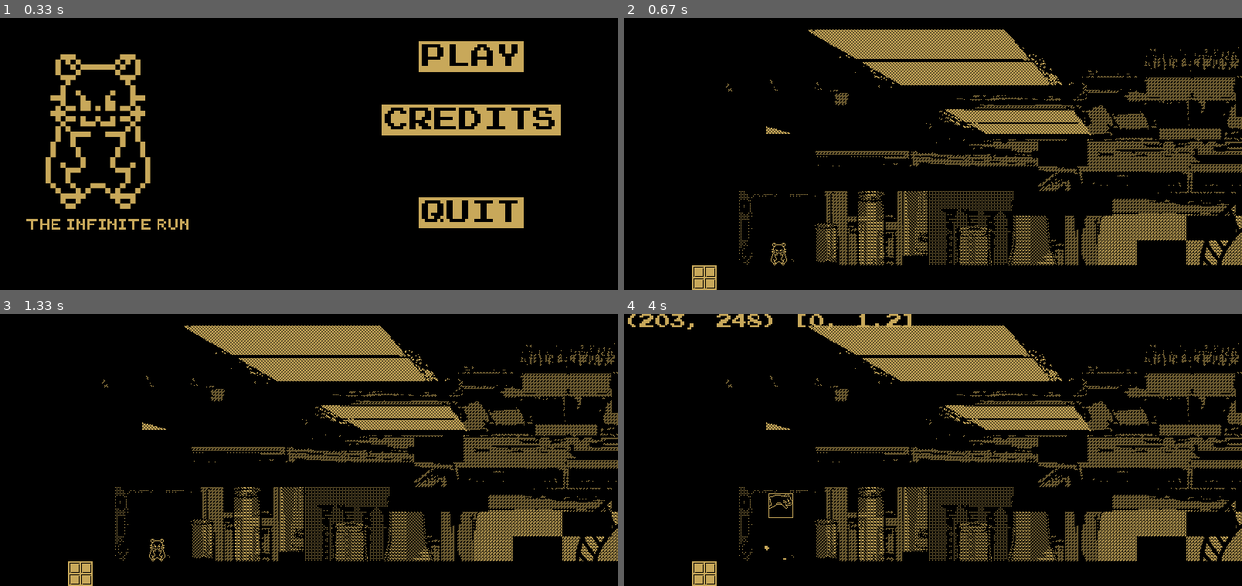
Above: before the commit, frames 1-4 (two rows, left to right).
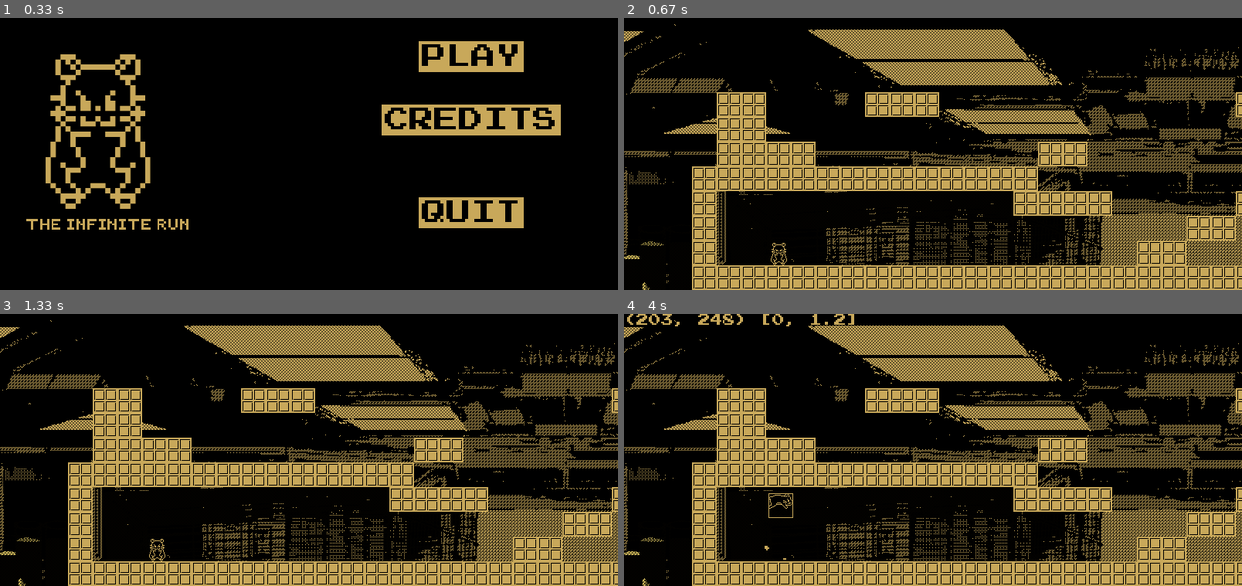
Above: after the commit, the same moments.

Repository: MinekPo1/theInfiniteEscape
Game: pygame game, started from code/main.py
The game is run twice, just before and just after one commit, with the same random seed, the same clock (stepped at 60 frames per second) and the same inputs.
Inputs (mouse positions are in pixels of both pictures, inside the frame that each line leads up to):
- Up to frame 1 (0.33 s): no input
- Up to frame 2 (0.67 s): press the mouse at (1093, 56) at 0.37 s; move the mouse to (1044, 134) at 0.47 s; release the mouse at (994, 213) at 0.6 s
- Up to frame 3 (1.33 s): hold ' 0.67-1.13 s; hold Right 0.67-1.13 s; move the mouse to (117, 409) at 0.7 s; tap / at 1.17 s
- Up to frame 4 (4 s): tap Esc at 1.5 s; press the mouse at (933, 488) at 1.87 s; move the mouse to (970, 463) at 1.97 s; release the mouse at (1007, 441) at 2.1 s; press the mouse at (1093, 417) at 2.2 s; move the mouse to (1093, 420) at 2.3 s; release the mouse at (1093, 425) at 2.43 s; press the mouse at (914, 545) at 3.03 s; move the mouse to (865, 455) at 3.13 s; release the mouse at (815, 368) at 3.27 s; press the mouse at (1093, 352) at 3.37 s; move the mouse to (988, 452) at 3.47 s; release the mouse at (883, 550) at 3.6 s; hold Up 3.67-3.97 s; move the mouse to (698, 526) at 3.7 s; tap ' at 3.82 s

Frame 1 is identical in both runs. In frame 2, 21% of the frame differs, in the area x 0-100%, y 2-100%; in frame 3, 21%; in frame 4, 22%, in the area x 0-100%, y 0-100%.

Commit message:
Small changes, bug fixes Added the new wide paralax Moved Frame Advance to main
Bug fixes:
tile:1 sprite being black except for the first instance
editor crashing due to changes to Tile's __init__ function signature.

Side note: this comment is signed with a GPG key (hopefully)

Diff:
--- a/code/editor.py
+++ b/code/editor.py
@@ -483,7 +483,7 @@
 						pos[0] = pos[0] - (pos[0]) % TILE_SIZE
 						pos[1] = pos[1] - (pos[1]) % TILE_SIZE
 
-						level.tiles.add(Tile(pos,(TILE_SIZE,TILE_SIZE),0))
+						level.tiles.add(Tile(pos,0))
 			if do_click and pygame.mouse.get_pressed()[2] and keys[pygame.K_DELETE]:
 				for tile in level.tiles:
 					rect = tile.rect  # type:ignore
--- a/code/level.py
+++ b/code/level.py
@@ -11,9 +11,6 @@
 	tiles = yaml.safe_load(f)
 
 
-ALLOW_FRAME_ADVANCE = True
-# allow the usage of frame advance
-# hint: ' and / are used for frame advance
 pygame.font.init()
 font = pygame.font.Font('MainMenu/font.ttf', 20)
 
@@ -195,22 +192,6 @@
 
 		self.scroll_x()
 
-		if ALLOW_FRAME_ADVANCE and pygame.key.get_pressed()[pygame.K_QUOTE]:
-			# display some debug info
-			player: Player = self.player.sprite  # type:ignore
-			self.display_surface.blit(font.render(
-					f"{player.rect.center} {player.direction}",
-					True, COLOR1
-				), (0, 0)
-			)
-			pygame.draw.rect(self.display_surface, COLOR1, player.rect, 1)
-			pygame.display.update()
-			while pygame.key.get_pressed()[pygame.K_QUOTE]:
-				pygame.event.pump()
-			while not(pygame.key.get_pressed()[pygame.K_QUOTE]) \
-					and not(pygame.key.get_pressed()[pygame.K_SLASH]):
-				pygame.event.pump()
-
 	def draw(self):
 		self.dust_sprite.draw(self.display_surface)
 		self.tiles.draw(self.display_surface)
--- a/code/main.py
+++ b/code/main.py
@@ -34,11 +34,21 @@
 bg_width = bg_images[0].get_width()
 bg_overlay = pygame.image.load('../graphics/bg/paralax3.png')
 
+font = get_font(16)
+
+ALLOW_FRAME_ADVANCE = True
+# allow the usage of frame advance
+# hint: ' and / are used for frame advance
+
 
 def draw_bg(scroll: float):
 	for j,i in enumerate(bg_images):
 		SCREEN.blit(i, (-scroll * (1.5-0.5*j), 0))
-		SCREEN.blit(i, (-scroll * (1.5-0.5*j) % bg_width, 0))
+		if -scroll * (1.5-0.5*j) + bg_width > SCREEN_WIDTH:
+			SCREEN.blit(i, (-scroll * (1.5-0.5*j) - bg_width, 0))
+		elif -scroll * (1.5-0.5*j) < 0:
+			SCREEN.blit(i, (-scroll * (1.5-0.5*j) + bg_width, 0))
+	SCREEN.blit(bg_overlay, (0, 0))
 
 
 def play():
@@ -89,6 +99,22 @@
 				elif pause_buttons[2].checkForInput(m_pos):
 					return
 
+		if ALLOW_FRAME_ADVANCE and pygame.key.get_pressed()[pygame.K_QUOTE]:
+			# display some debug info
+			player: Player = level.player.sprite  # type:ignore
+			SCREEN.blit(font.render(
+					f"{player.rect.center} {player.direction}",
+					True, COLOR1
+				), (0, 0)
+			)
+			pygame.draw.rect(SCREEN, COLOR1, player.rect, 1)
+			pygame.display.update()
+			while pygame.key.get_pressed()[pygame.K_QUOTE]:
+				pygame.event.pump()
+			while not(pygame.key.get_pressed()[pygame.K_QUOTE]) \
+					and not(pygame.key.get_pressed()[pygame.K_SLASH]):
+				pygame.event.pump()
+
 		pygame.display.update()
 		clock.tick(60)
 
@@ -177,6 +203,7 @@
 					sys.exit()
 
 		pygame.display.update()
+		clock.tick(60)
 
 
 if __name__ == "__main__":
--- a/code/tiles.py
+++ b/code/tiles.py
@@ -28,6 +28,7 @@
 			sprite_cache[spec] = sprite
 		o = pygame.surface.Surface(size)
 		o.blit(sprite, (0, 0), (index * size[0], 0, size[0], size[1]))
+		spec = f"{spec}:{index}"
 	else:
 		o = pygame.image.load(
 			(tile_sprite_folder / f'{spec}.png').open("rb")
Binary file changed: graphics/bg/paralax1.png
Binary file changed: graphics/bg/paralax2.png
Binary file changed: graphics/bg/paralax3.png
Not shown, changed: graphics/bg/paralax.ase
